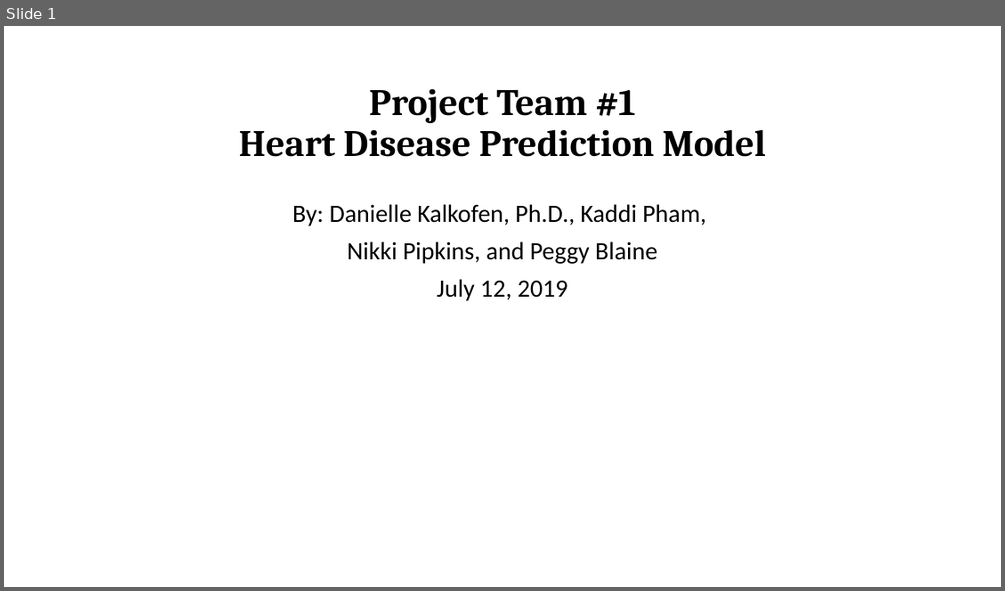
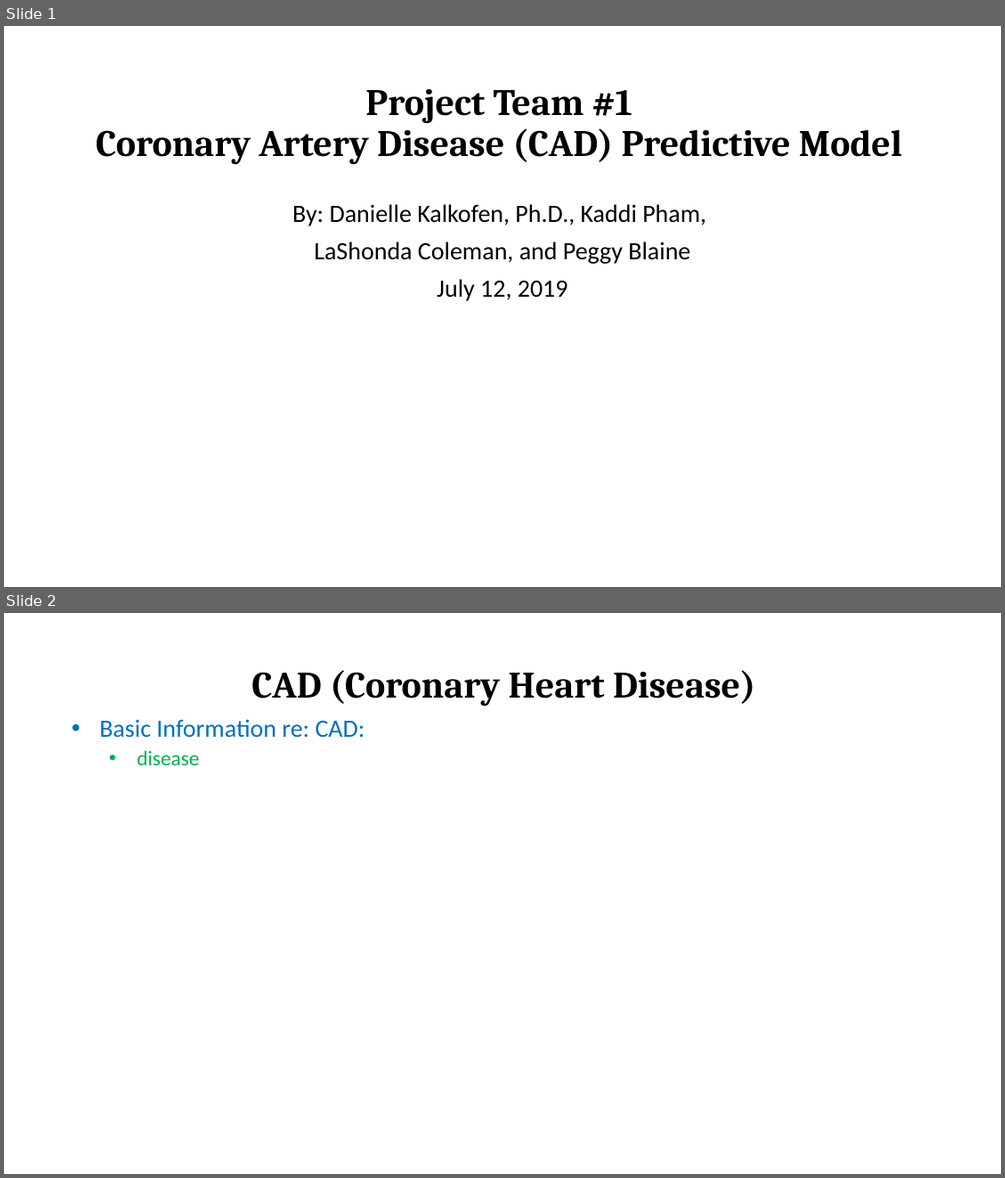
Before and after one commit to Ophelia82/Heart-Disease-Predictive-Model, a slide deck: Heart Disease Presentation.pptx. Shown one above the other, each under a label of ours: slide 1 before the commit, slides 1 and 2 after it. The pictures are 1005x591 and 1005x1178 pixels, drawn with LibreOffice and Linux fonts; fonts in the diff are those of the drawing. Boxes give left, top, right and bottom in pixels: in the first picture for what was removed or moved away, otherwise in the second. Text is boxed around its words. In the diff, an @@ line names an element or a change of style, - is before the commit and + after.

```diff
--- a/Heart Disease Presentation.pptx
+++ b/Heart Disease Presentation.pptx
@@ slide 2 added at box(4, 613, 1001, 1174), background #FFFFFF @@
@@ title added at box(251, 670, 755, 706), 36 pt, text #000000, bold @@
+CAD (Coronary Heart Disease)
@@ subtitle added at box(99, 719, 365, 765), 24 pt, text #0070C0 @@
+• Basic Information re: CAD:
+  • disease
@@ slide 1 changed as well @@
@@ title at box(96, 89, 902, 165): text changed @@
-Project Team #1
-Heart Disease Prediction Model
+Project Team #1
+Coronary Artery Disease (CAD) Predictive Model
@@ subtitle at box(314, 241, 690, 264): text changed @@
-Nikki Pipkins, and Peggy Blaine
+LaShonda Coleman, and Peggy Blaine
```
Also in this commit, not shown: 3 other slides changed, 12 other slides added.
